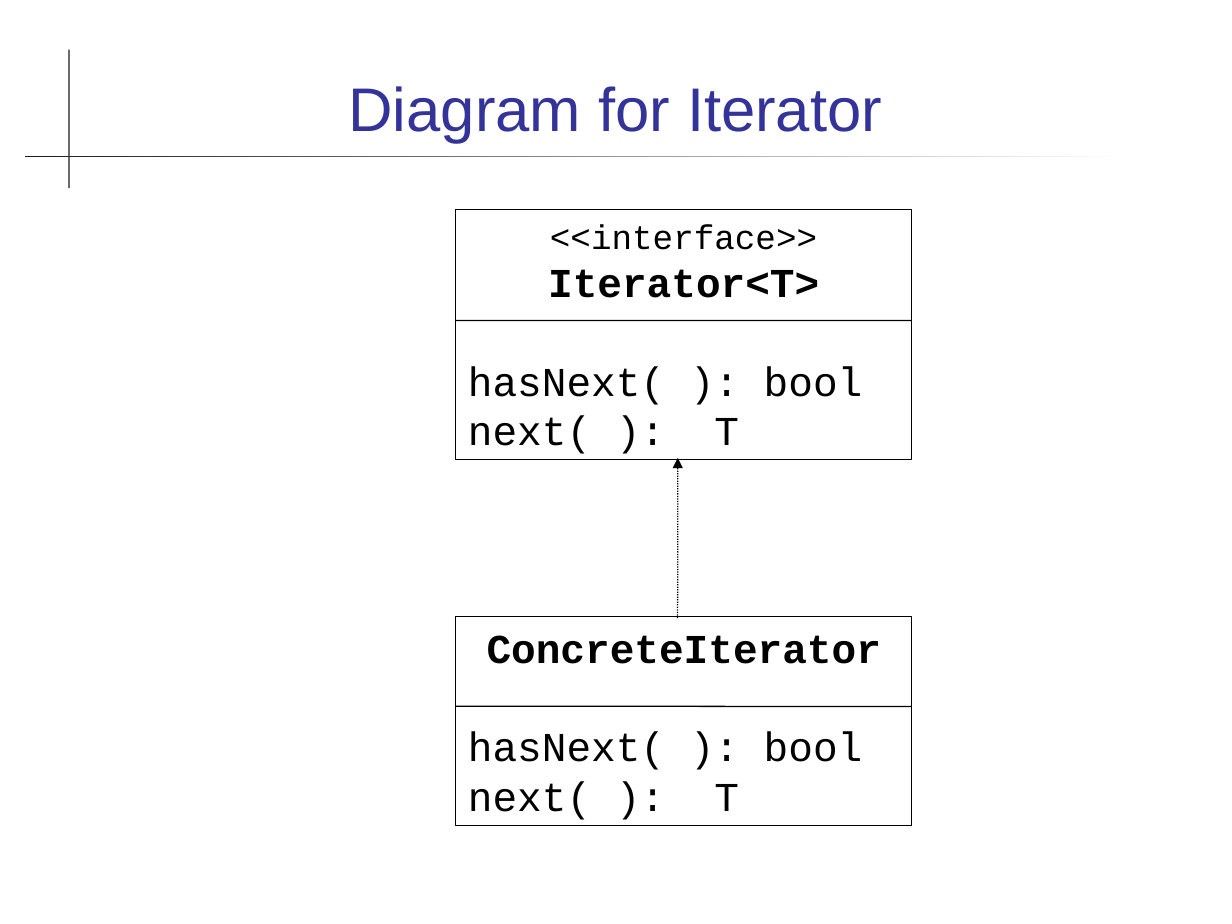
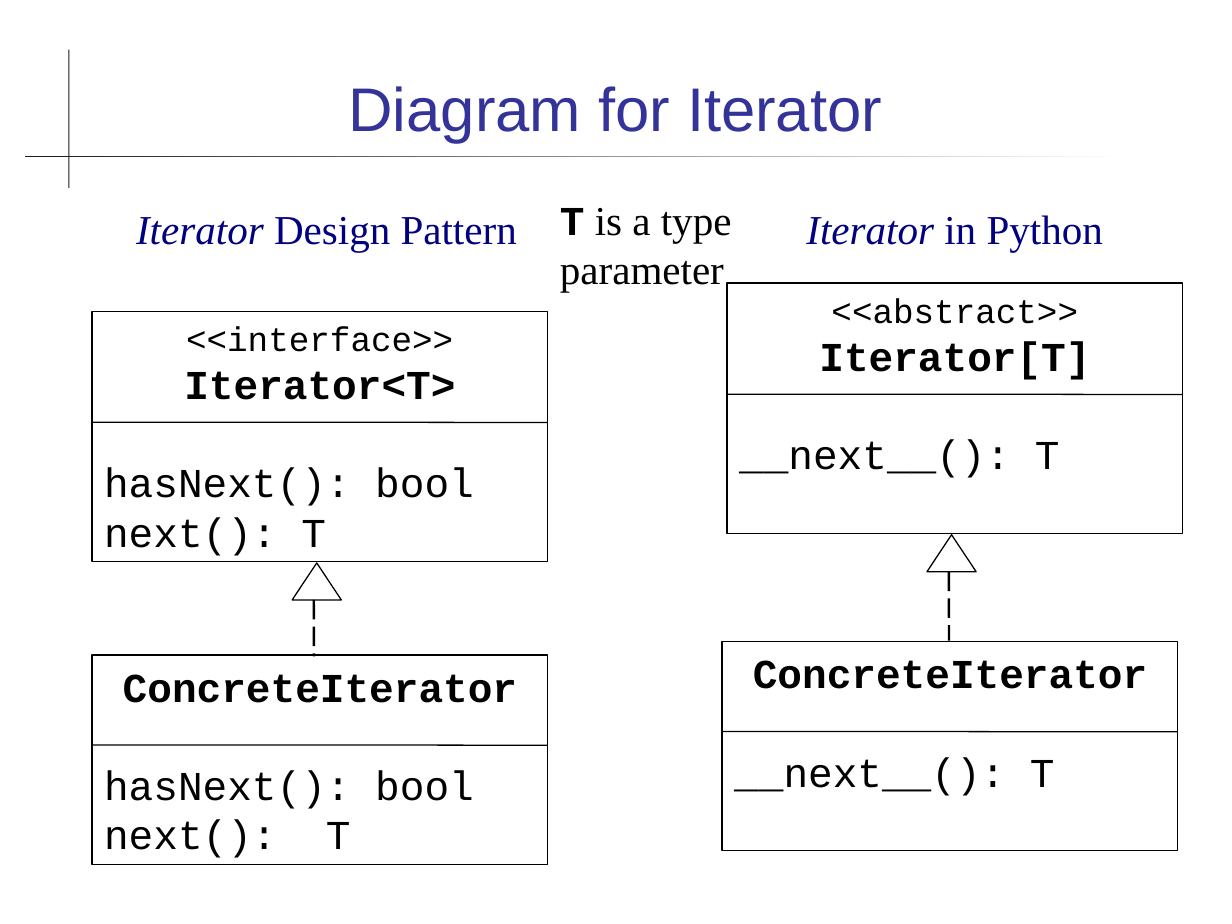
Before and after one commit to skeoop/skeoop.github.io, a slide deck: slide 11 of patterns/Intro-Design-Patterns.ppt. Drawn at 1232x924 pixels with LibreOffice and Linux fonts; fonts in the diff are those of the drawing. Boxes give left, top, right and bottom in pixels: in the first picture for what was removed or moved away, otherwise in the second. Text is boxed around its words. In the diff, an @@ line names an element or a change of style, - is before the commit and + after.

Commit message:
update some design pattern docs

```diff
--- a/patterns/Intro-Design-Patterns.ppt
+++ b/patterns/Intro-Design-Patterns.ppt
@@ text added at (560, 208, 732, 292), 24 pt, text #000000 @@
+T is a type parameter
@@ text added at (136, 217, 517, 252), 24 pt, text #000080 @@
+Iterator Design Pattern
@@ text added at (806, 215, 1103, 252), 24 pt, text #000080, italic @@
+Iterator in Python
@@ rectangle added at (727, 283, 1183, 533), outline #000000 0.74 pt, 24 pt, text #000000 @@
+<<abstract>>
+Iterator[T]
+__next__(): T
@@ rectangle "<<interface>>": place and size @@
-rectangle "<<interface>>" at (456, 209, 912, 460)
+rectangle "<<interface>>" at (92, 312, 548, 562)
@@ line added from (727, 394) to (1183, 394), #000000 0.74 pt @@
@@ line moved from (456, 320) - (912, 320) to (92, 423) - (548, 423) @@
@@ text in rectangle at (104, 468, 474, 556): text changed @@
-hasNext( ): bool
-next( ): T
+hasNext(): bool
+next(): T
@@ arrow removed from (678, 618) to (678, 458) @@
@@ triangle added at (926, 535, 976, 572), outline #000000 0.74 pt @@
@@ triangle added at (292, 563, 341, 600), outline #000000 0.74 pt @@
@@ line added from (949, 572) to (949, 641), #000000 1.42 pt dashed @@
@@ line added from (314, 600) to (314, 657), #000000 1.42 pt dashed @@
@@ rectangle "ConcreteIterator": place and size @@
-rectangle "ConcreteIterator" at (456, 616, 912, 825)
+rectangle "ConcreteIterator" at (92, 655, 548, 865)
@@ rectangle added at (722, 642, 1178, 851), outline #000000 0.74 pt, 24 pt, text #000000, bold @@
+ConcreteIterator
+__next__(): T
@@ line added from (92, 745) to (548, 745), #000000 0.74 pt @@
@@ line moved from (456, 706) - (912, 706) to (722, 732) - (1178, 732) @@
@@ text in rectangle at (104, 770, 474, 858): text changed @@
-hasNext( ): bool
-next( ): T
+hasNext(): bool
+next(): T
```
Also in this commit, not shown: 2 other slides changed, 1 slide removed, 9 other files.
